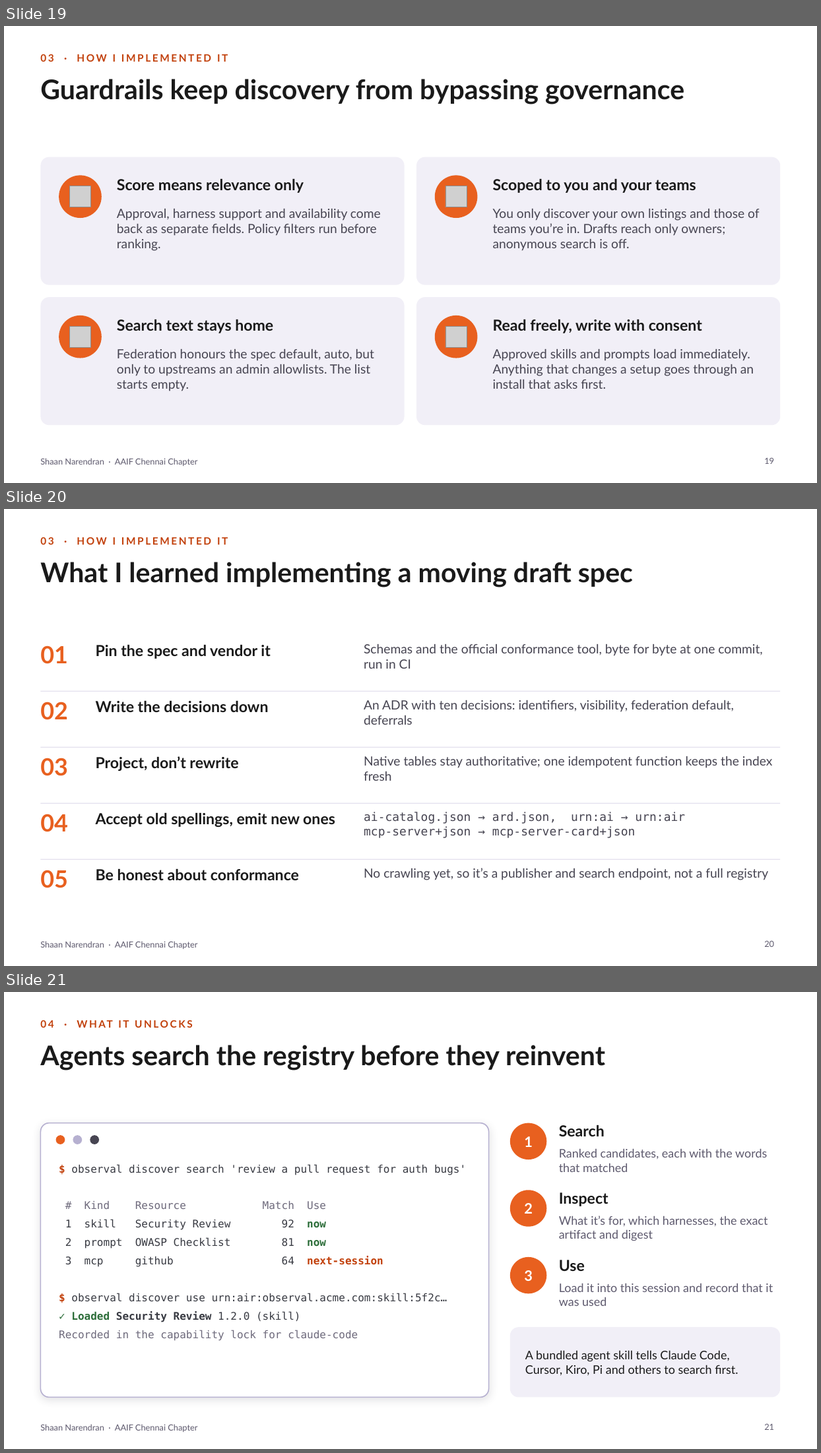
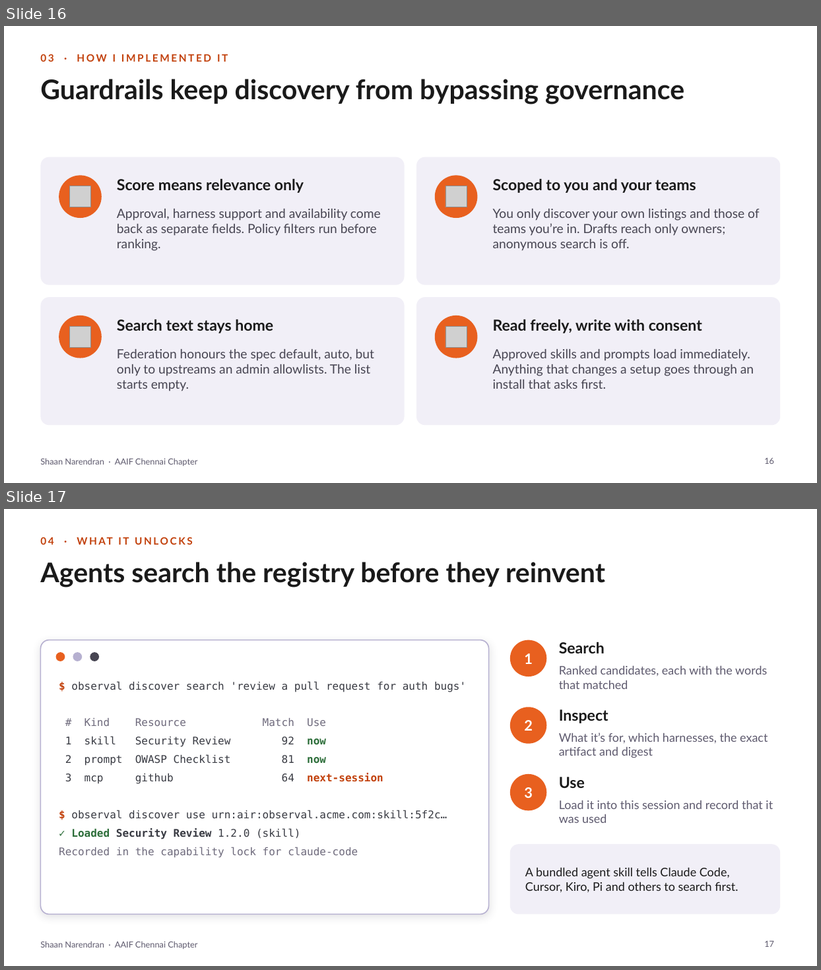
Before and after one commit to ShaanNarendran/Observal, a slide deck: talks/ard/ARD-AAIF-Chennai.pptx. Shown one above the other, each under a label of ours: slides 19, 20 and 21 before the commit, slides 16 and 17 after it. The pictures are 821x1453 and 821x970 pixels, drawn with LibreOffice and Linux fonts; fonts in the diff are those of the drawing; grey boxes stand for pictures. Boxes give left, top, right and bottom in pixels: in the first picture for what was removed or moved away, otherwise in the second. Text is boxed around its words. In the diff, an @@ line names an element or a change of style, - is before the commit and + after.

```diff
--- a/talks/ard/ARD-AAIF-Chennai.pptx
+++ b/talks/ard/ARD-AAIF-Chennai.pptx
@@ slide 20 removed at [4,509,817,966], background #FFFFFF; not listed: 1 template element that a slide beside it also shows @@
@@ text removed at [40,537,228,545] @@
-03 · HOW I IMPLEMENTED IT
@@ title removed at [40,562,633,588] @@
-What I learned implementing a moving draft spec
@@ text removed at [40,646,68,664] @@
-01
@@ text removed at [96,645,270,659] @@
-Pin the spec and vendor it
@@ text removed at [364,644,762,669] @@
-Schemas and the official conformance tool, byte for byte at one commit, run in CI
@@ line removed from (40, 691) to (781, 691) @@
@@ text removed at [40,702,68,720] @@
-02
@@ text removed at [96,701,269,712] @@
-Write the decisions down
@@ text removed at [364,700,734,725] @@
-An ADR with ten decisions: identifiers, visibility, federation default, deferrals
@@ line removed from (40, 747) to (781, 747) @@
@@ text removed at [40,758,68,776] @@
-03
@@ text removed at [96,757,238,771] @@
-Project, don’t rewrite
@@ text removed at [364,757,773,781] @@
-Native tables stay authoritative; one idempotent function keeps the index fresh
@@ line removed from (40, 803) to (781, 803) @@
@@ text removed at [40,814,68,832] @@
-04
@@ text removed at [96,813,335,827] @@
-Accept old spellings, emit new ones
@@ text removed at [364,812,685,838] @@
-ai-catalog.json → ard.json, urn:ai → urn:air
-mcp-server+json → mcp-server-card+json
@@ line removed from (40, 859) to (781, 859) @@
@@ text removed at [40,870,68,889] @@
-05
@@ text removed at [96,869,299,881] @@
-Be honest about conformance
@@ text removed at [364,868,769,881] @@
-No crawling yet, so it’s a publisher and search endpoint, not a full registry
@@ page number removed at [764,941,774,947] @@
-20
@@ what was slide 19 is now slide 16 @@
@@ page number at [764,458,774,464]: text changed @@
-19
+16
@@ what was slide 21 is now slide 17 @@
@@ page number at [764,941,774,947]: text changed @@
-21
+17
```
Also in this commit, not shown: 2 slides changed, 3 other slides removed, 1 other file.
